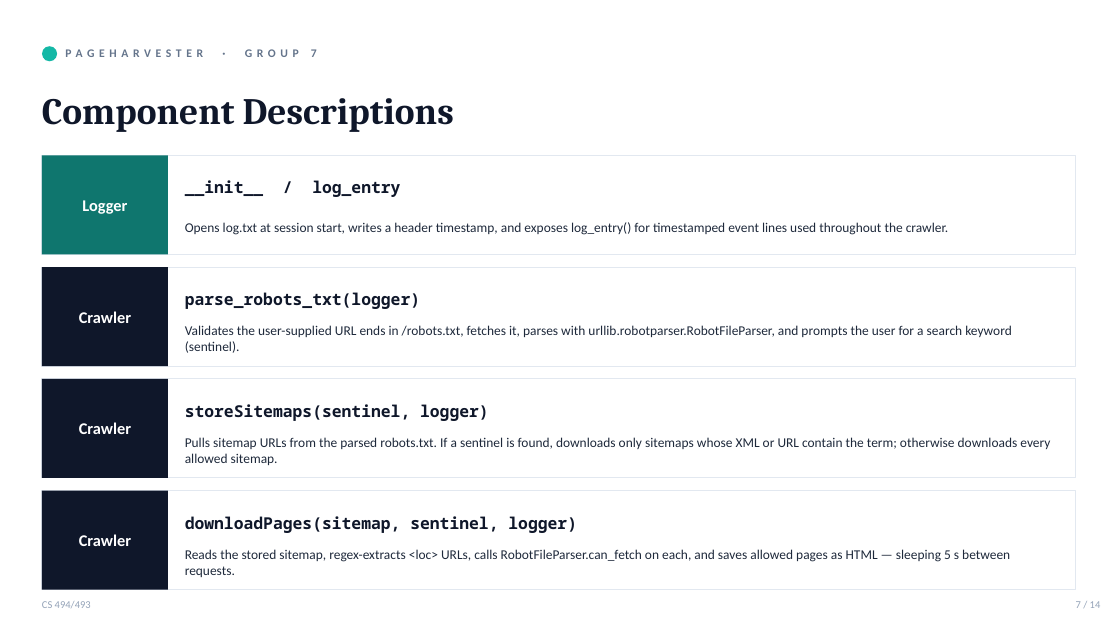
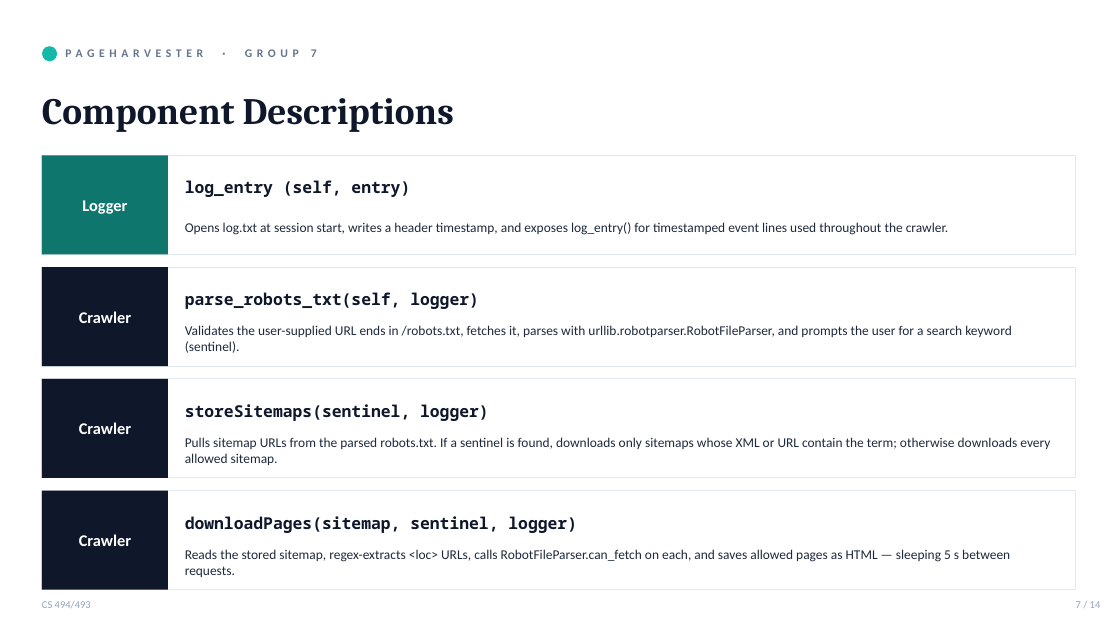
Before and after one commit to ODonovanMurphyII/CS493_Course_Project, a slide deck: slide 7 of Web Crawler Powerpoint.pptx. Drawn at 1120x630 pixels with LibreOffice and Linux fonts; fonts in the diff are those of the drawing. Boxes give left, top, right and bottom in pixels: in the first picture for what was removed or moved away, otherwise in the second. Text is boxed around its words. In the diff, an @@ line names an element or a change of style, - is before the commit and + after.

```diff
--- a/Web Crawler Powerpoint.pptx
+++ b/Web Crawler Powerpoint.pptx
@@ text at box(185, 180, 410, 197): text changed @@
-__init__ / log_entry
+log_entry (self, entry)
@@ text at box(185, 292, 479, 309): text changed @@
-parse_robots_txt(logger)
+parse_robots_txt(self, logger)
```
Also in this commit, not shown: 4 other slides changed, 1 slide removed.
